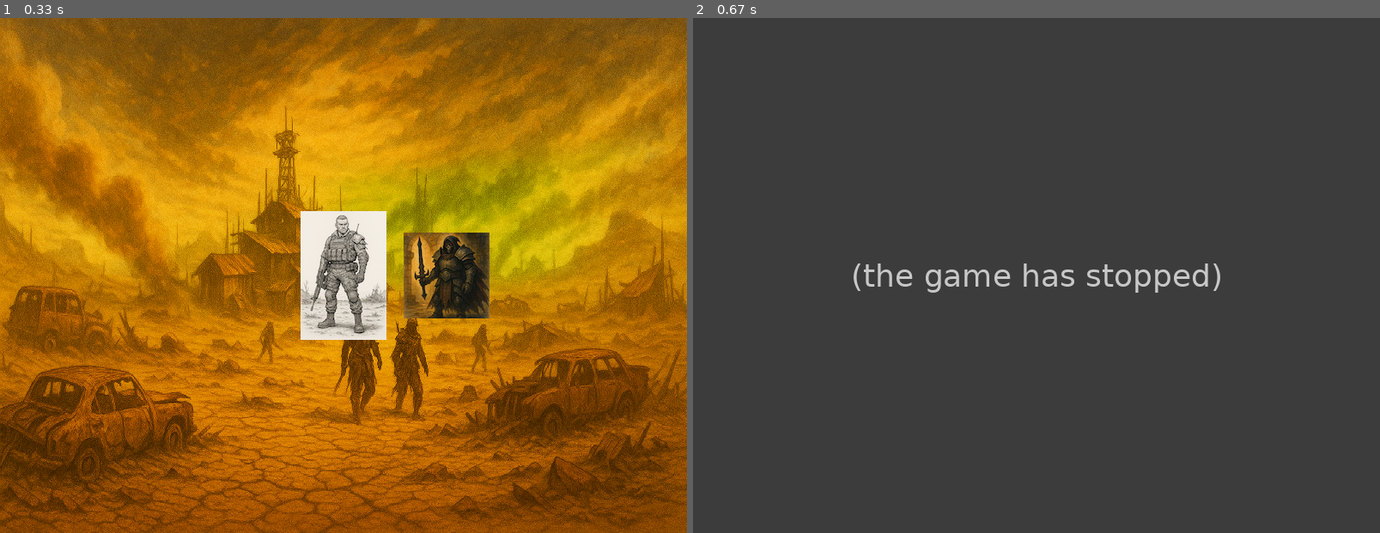
Above: before the commit, frames 1-2 (left to right).
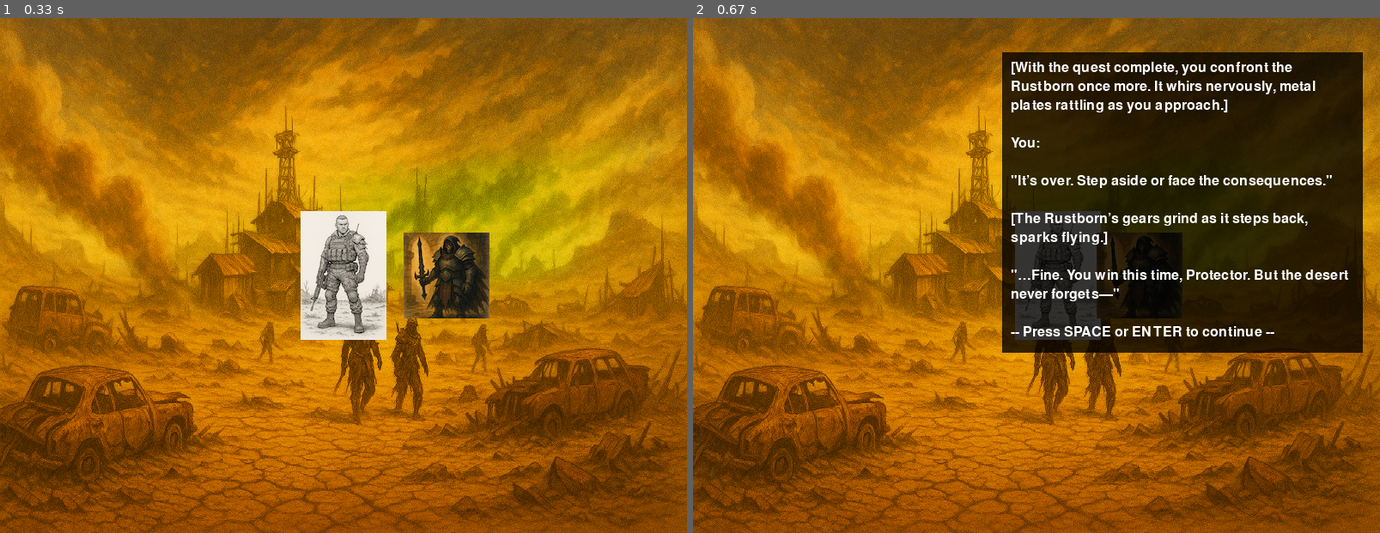
Above: after the commit, the same moments.

Repository: jaredevans/pygame-rpg
Game: pygame game, started from game.py
Same seed, same stepped clock (60 frames per second), same inputs: the game is played once before the commit and once after it.
Inputs:
- Up to frame 1 (0.33 s): no input
- Up to frame 2 (0.67 s): hold Right from 0.33 s (still down)

Frame 1 is identical in both runs. In frame 2, 98% of the frame differs, in the area x 0-100%, y 0-100%.
Before the commit the program exited at 0.4 s; later frames show no game.

Commit message:
added simple ecounter

Diff:
--- a/game.py
+++ b/game.py
@@ -22,58 +22,144 @@
 enemy_image = pygame.image.load("enemy.png").convert_alpha()
 enemy_rect = enemy_image.get_rect(center=(width // 2, height // 2))
 
-# ——— Fix #2: if they overlap on start, push enemy to the right ———
+# ——— If they overlap on start, push enemy to the right ———
 if player_rect.colliderect(enemy_rect):
     enemy_rect.x = player_rect.x + player_rect.width + 20
 
+# ——— Game states ———
 quest_complete = False
+game_state = "playing"   # can be "playing" or "dialogue"
+
+# ——— Dialogue definitions ———
+pre_quest_text = """
+[The Rustborn's mismatched eyes flicker, gears whining softly under strain. Its rusted jaw shifts with a smug creak as it leans against a bent antenna pole.]
+
+Rustborn NPC:
+
+"Well, look what the sandstorm dragged in. Another self-righteous relic hunter with a shiny gun and a hero complex. Let me guess—you’re here to 'make things right'?
+
+Careful, 'Protector.' Folks out here got a funny way of thanking saviors—especially the ones that don't bleed. You tracking me, or just lost on your moral high road?
+
+[It pauses, scanning Arin's drone with suspicion.]
+
+"Nice toy. Hope it ain’t listening for them. They’re always listening. Always."
+"""
+
+post_quest_text = """
+[With the quest complete, you confront the Rustborn once more. It whirs nervously, metal plates rattling as you approach.]
+
+You:
+
+"It’s over. Step aside or face the consequences."
+
+[The Rustborn’s gears grind as it steps back, sparks flying.]
+
+"…Fine. You win this time, Protector. But the desert never forgets—"
+"""
+
+# common footer
+footer = "-- Press SPACE or ENTER to continue --"
+
+active_text = ""
+# ——— Font & styling ———
+font = pygame.font.Font(None, 24)
+padding = 10
+box_w = 420
+line_spacing = 4  # extra px between wrapped lines
+
+def wrap_text(text, font, max_width):
+    """Takes a block of text, returns a list of lines wrapped to max_width."""
+    lines = []
+    for paragraph in text.strip().split("\n"):
+        words = paragraph.split(" ")
+        if not words:
+            lines.append("")
+            continue
+        cur_line = words[0]
+        for word in words[1:]:
+            test = cur_line + " " + word
+            if font.size(test)[0] <= max_width:
+                cur_line = test
+            else:
+                lines.append(cur_line)
+                cur_line = word
+        lines.append(cur_line)
+    return lines
+
+def draw_dialogue(surface, text):
+    # wrap the block + footer
+    wrapped = wrap_text(text, font, box_w - 2 * padding)
+    wrapped.append("")  # blank line before footer
+    wrapped.append(footer)
+
+    # compute box height
+    line_h = font.get_linesize() + line_spacing
+    box_h = line_h * len(wrapped) + padding * 2
+    x = width - box_w - 20
+    y = 40
+
+    # draw translucent box
+    box = pygame.Surface((box_w, box_h), pygame.SRCALPHA)
+    box.fill((0, 0, 0, 200))
+    surface.blit(box, (x, y))
+
+    # blit each line
+    for idx, line in enumerate(wrapped):
+        txt_surf = font.render(line, True, (255, 255, 255))
+        surface.blit(txt_surf, (x + padding, y + padding + idx * line_h))
+
 
 clock = pygame.time.Clock()
 running = True
 
 while running:
-    clock.tick(60)  # cap at 60 FPS
+    clock.tick(60)
 
     # ——— Event handling ———
     for event in pygame.event.get():
         if event.type == pygame.QUIT:
             running = False
 
-    # ——— Input & movement ———
-    keys = pygame.key.get_pressed()
-    if keys[pygame.K_LEFT]:
-        player_rect.move_ip(-player_speed, 0)
-    if keys[pygame.K_RIGHT]:
-        player_rect.move_ip(player_speed, 0)
-    if keys[pygame.K_UP]:
-        player_rect.move_ip(0, -player_speed)
-    if keys[pygame.K_DOWN]:
-        player_rect.move_ip(0, player_speed)
+        elif game_state == "dialogue" and event.type == pygame.KEYDOWN:
+            if event.key in (pygame.K_SPACE, pygame.K_RETURN):
+                if active_text is post_quest_text:
+                    running = False
+                else:
+                    game_state = "playing"
 
-    # ——— Draw background ———
+    # ——— Movement (playing only) ———
+    if game_state == "playing":
+        keys = pygame.key.get_pressed()
+        if keys[pygame.K_LEFT]:
+            player_rect.move_ip(-player_speed, 0)
+        if keys[pygame.K_RIGHT]:
+            player_rect.move_ip(player_speed, 0)
+        if keys[pygame.K_UP]:
+            player_rect.move_ip(0, -player_speed)
+        if keys[pygame.K_DOWN]:
+            player_rect.move_ip(0, player_speed)
+
+    # ——— Draw scene ———
     screen.blit(background, (0, 0))
-
-    # ——— Quest marker & completion ———
-    if not quest_complete:
-        quest_rect = pygame.Rect(width // 2 - 25, height // 2 - 25, 50, 50)
-        pygame.draw.rect(screen, (255, 0, 0), quest_rect)
-        if player_rect.colliderect(quest_rect):
-            print("You completed the quest!")
-            quest_complete = True
-
-    # ——— Blit sprites ———
     screen.blit(player_image, player_rect)
     screen.blit(enemy_image, enemy_rect)
 
-    # ——— Enemy collision check ———
-    if player_rect.colliderect(enemy_rect):
-        if not quest_complete:
-            print("You must complete the quest before fighting the enemy!")
-        else:
-            print("You defeated the enemy!")
-            running = False
+    # ——— Quest marker ———
+    if game_state == "playing" and not quest_complete:
+        quest_rect = pygame.Rect(width//2-25, height//2-25, 50, 50)
+        pygame.draw.rect(screen, (255, 0, 0), quest_rect)
+        if player_rect.colliderect(quest_rect):
+            quest_complete = True
 
-    # ——— Update display ———
+    # ——— Enemy collision ———
+    if game_state == "playing" and player_rect.colliderect(enemy_rect):
+        active_text = post_quest_text if quest_complete else pre_quest_text
+        game_state = "dialogue"
+
+    # ——— Dialogue overlay ———
+    if game_state == "dialogue":
+        draw_dialogue(screen, active_text)
+
     pygame.display.flip()
 
 pygame.quit()
